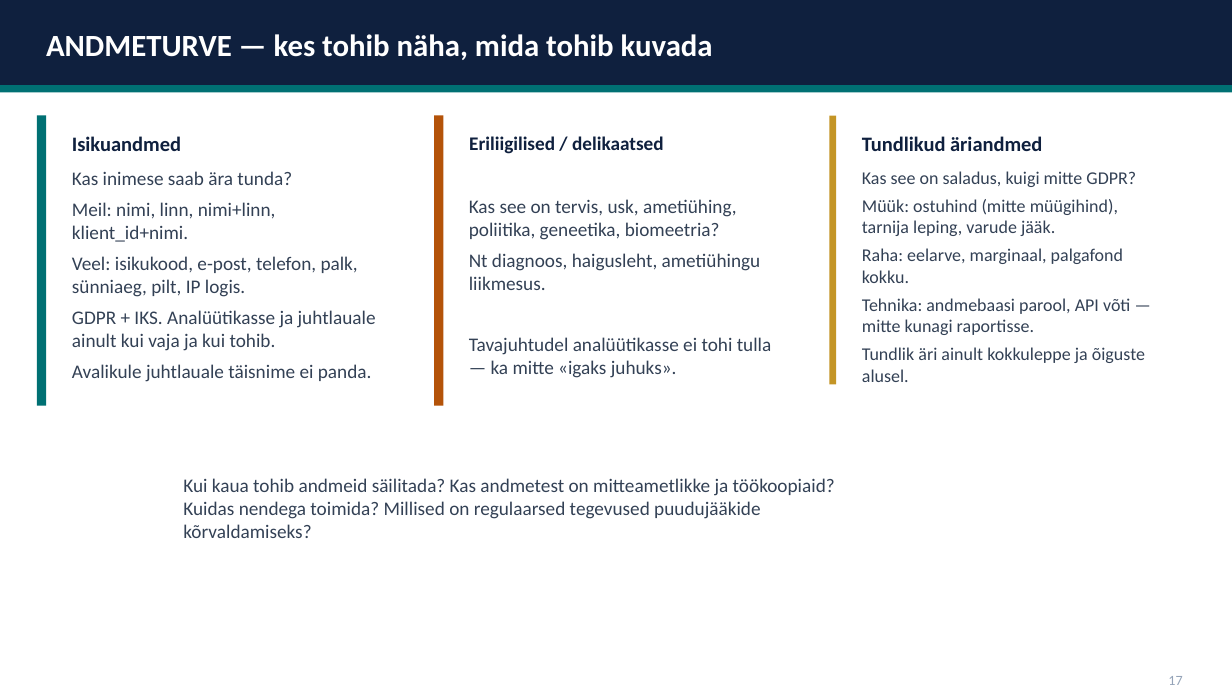
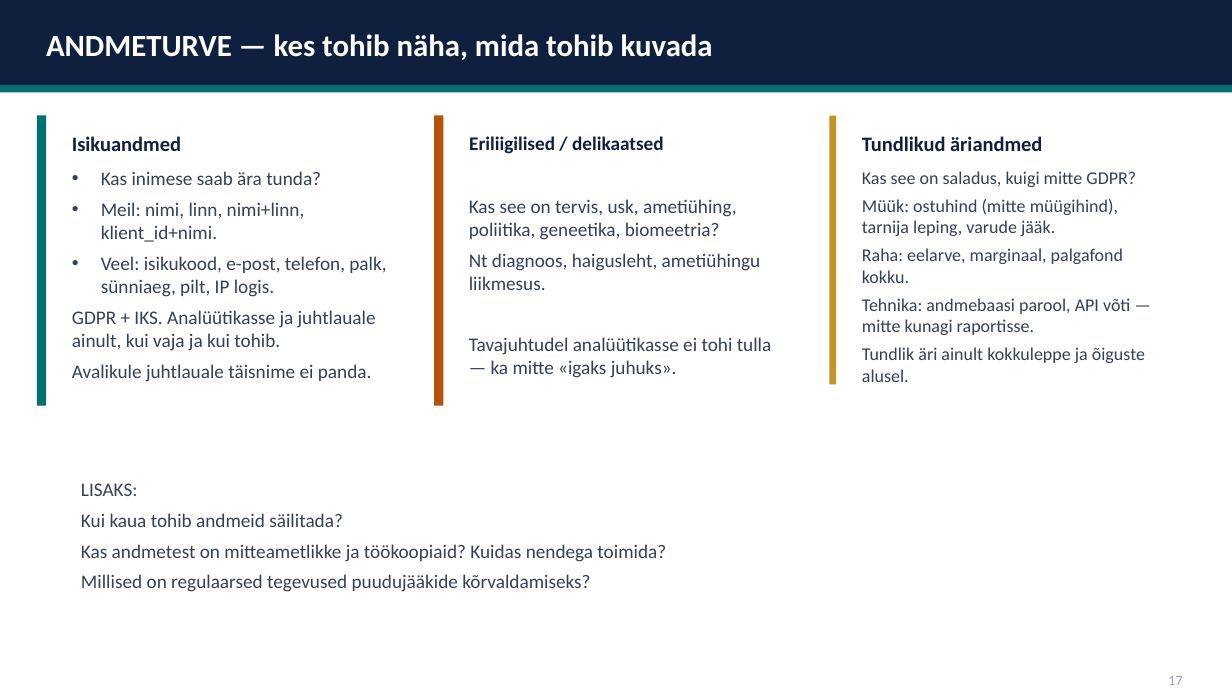
Before and after one commit to emilieabel/andmetarkus, a slide deck: slide 18 of Materjalid/Day9 Andmekorraldus Dim Fakt/9-paev-andmetarkus-esitlus.pptx. Drawn at 1232x693 pixels with LibreOffice and Linux fonts; fonts in the diff are those of the drawing. Boxes give left, top, right and bottom in pixels: in the first picture for what was removed or moved away, otherwise in the second. Text is boxed around its words. In the diff, an @@ line names an element or a change of style, - is before the commit and + after.

```diff
--- a/Materjalid/Day9 Andmekorraldus Dim Fakt/9-paev-andmetarkus-esitlus.pptx
+++ b/Materjalid/Day9 Andmekorraldus Dim Fakt/9-paev-andmetarkus-esitlus.pptx
@@ text at bbox=[101, 171, 386, 297]: bullet none to • @@
@@ text at bbox=[72, 310, 376, 351]: text changed @@
-GDPR + IKS. Analüütikasse ja juhtlauale ainult kui vaja ja kui tohib.
+GDPR + IKS. Analüütikasse ja juhtlauale ainult, kui vaja ja kui tohib.
@@ text at bbox=[81, 483, 666, 592]: text changed @@
-Kui kaua tohib andmeid säilitada? Kas andmetest on mitteametlikke ja töökoopiaid? Kuidas nendega toimida? Millised on regulaarsed tegevused puudujääkide kõrvaldamiseks?
+LISAKS:
+Kui kaua tohib andmeid säilitada?
+Kas andmetest on mitteametlikke ja töökoopiaid? Kuidas nendega toimida?
+Millised on regulaarsed tegevused puudujääkide kõrvaldamiseks?
```
Also in this commit, not shown: 14 other slides changed, 1 other file.
